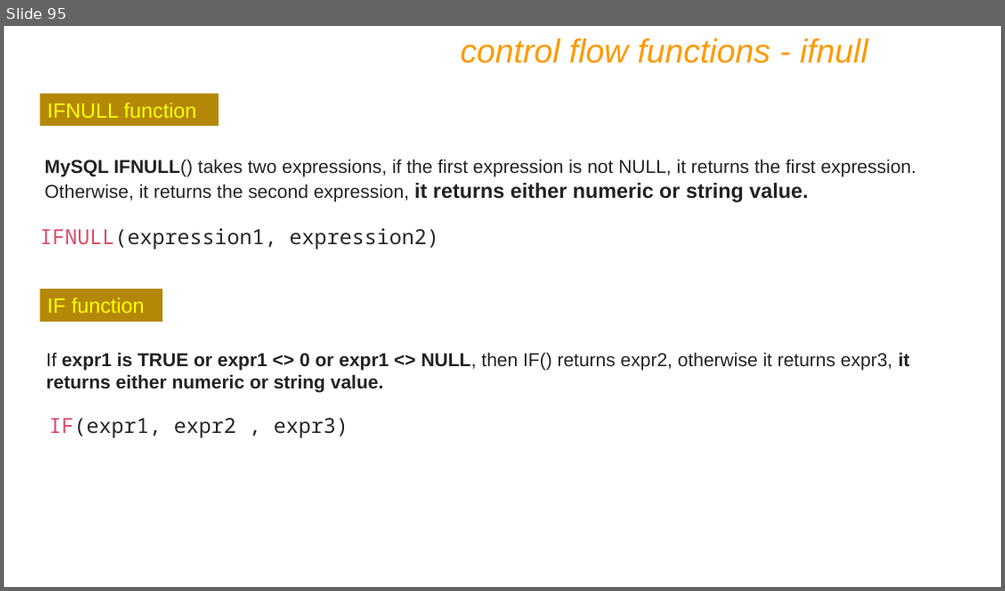
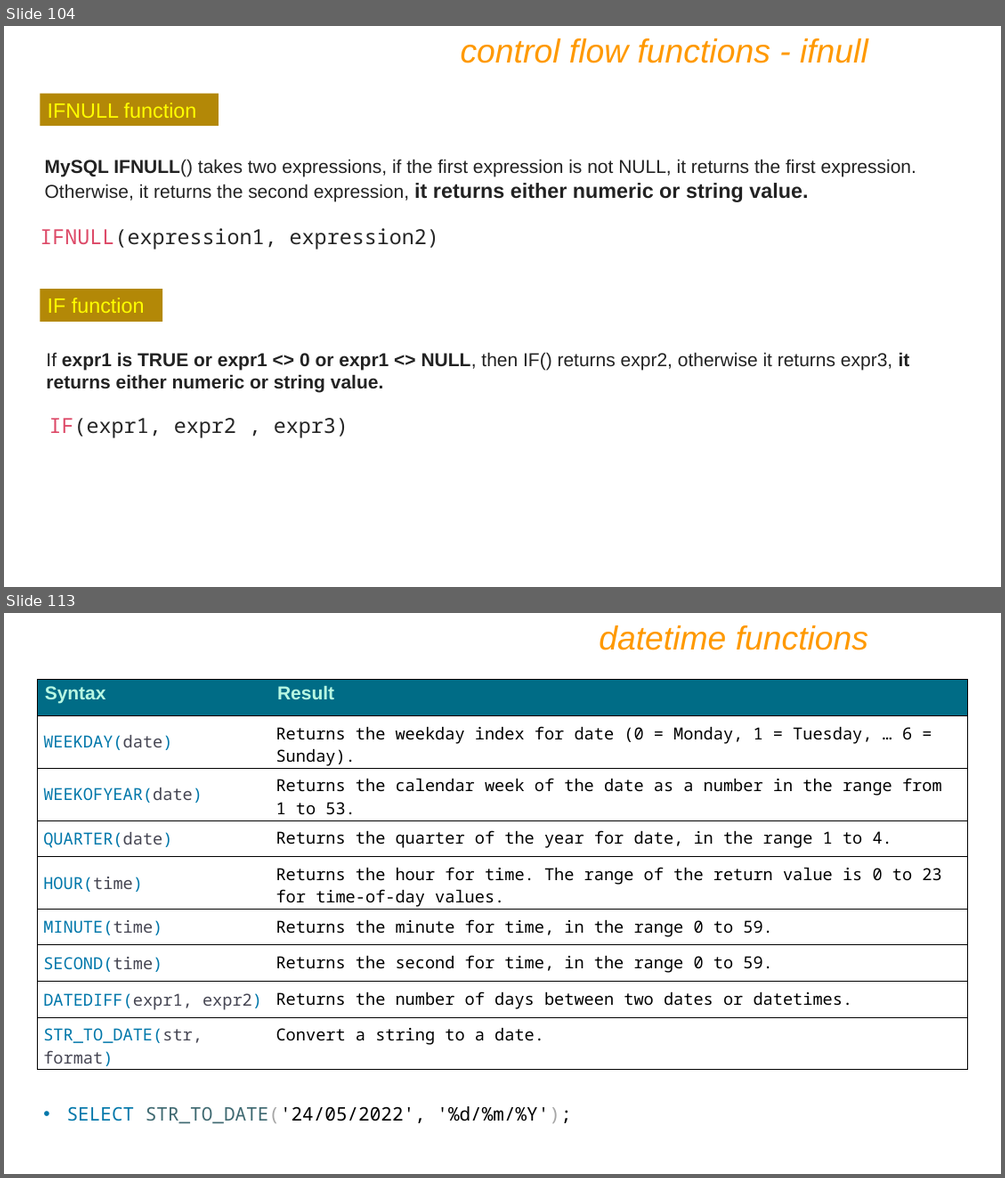
Before and after one commit to Nilesh-Parit/DBT, a slide deck: IET MySQL PPT Ver9.pptx. Shown one above the other, each under a label of ours: slide 95 before the commit, slides 104 and 113 after it; the slides between them are not shown. The pictures are 1005x591 and 1005x1178 pixels, drawn with LibreOffice and Linux fonts; fonts in the diff are those of the drawing. Boxes give left, top, right and bottom in pixels: in the first picture for what was removed or moved away, otherwise in the second. Text is boxed around its words. In the diff, an @@ line names an element or a change of style, - is before the commit and + after.

```diff
--- a/IET MySQL PPT Ver9.pptx
+++ b/IET MySQL PPT Ver9.pptx
@@ slide 113 added at (4, 613, 1001, 1174), background #FFFFFF @@
@@ text added at (599, 625, 868, 650), 32 pt, text #FF9900, italic @@
+datetime functions
@@ table added at (37, 680, 967, 1070), 9 rows, 2 columns @@
+Syntax | Result
+WEEKDAY(date) | Returns the weekday index for date (0 = Monday, 1 = Tuesday, … 6 = Sunday).
+WEEKOFYEAR(date) | Returns the calendar week of the date as a number in the range from 1 to 53.
+QUARTER(date) | Returns the quarter of the year for date, in the range 1 to 4.
+HOUR(time) | Returns the hour for time. The range of the return value is 0 to 23 for time-of-day values.
+MINUTE(time) | Returns the minute for time, in the range 0 to 59.
+SECOND(time) | Returns the second for time, in the range 0 to 59.
+DATEDIFF(expr1, expr2) | Returns the number of days between two dates or datetimes.
+STR_TO_DATE(str, format) | Convert a string to a date.
@@ text added at (67, 1106, 571, 1124), 18 pt, text #000000 @@
+• SELECT STR_TO_DATE('24/05/2022', '%d/%m/%Y');
@@ what was slide 95 is now slide 104 @@
```
Also in this commit, not shown: 4 slides changed, 27 other slides added.
